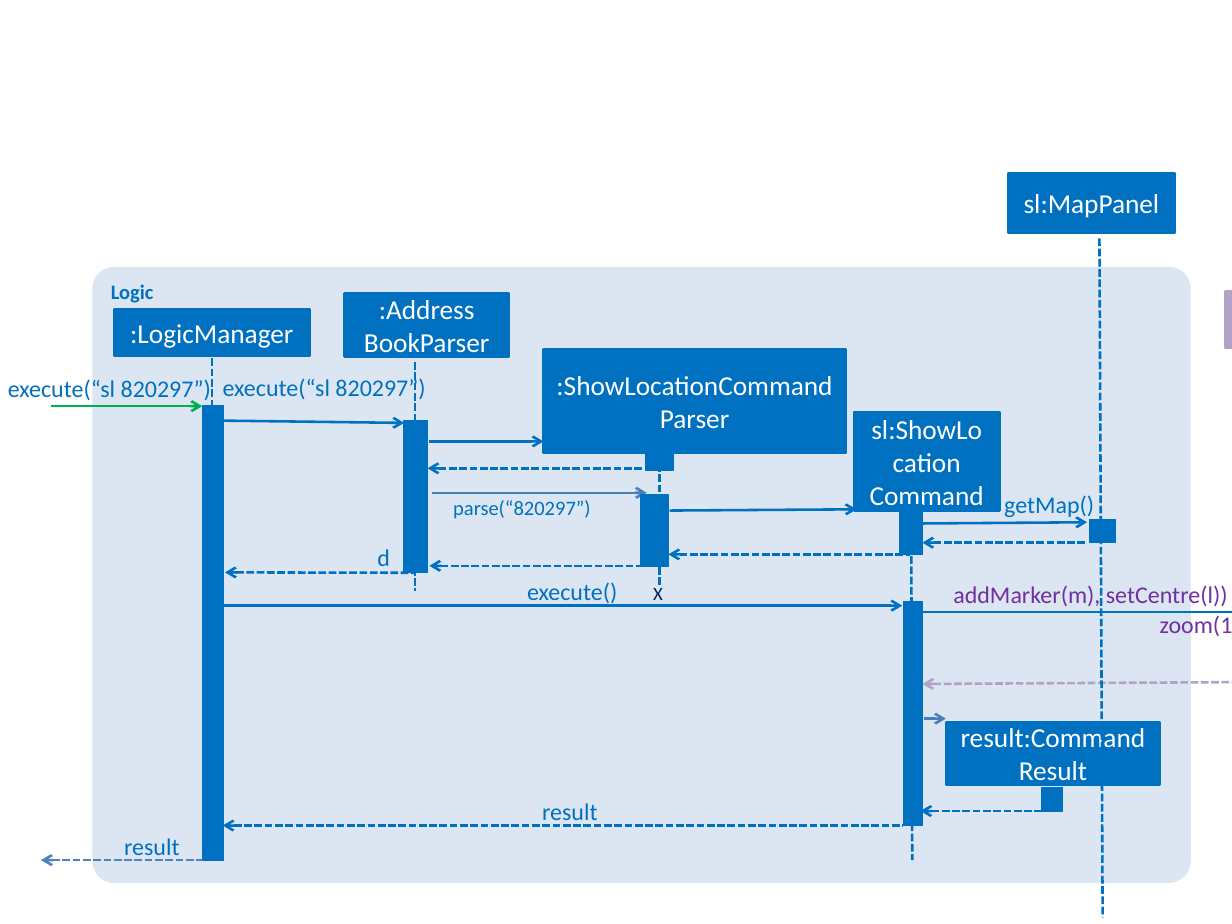
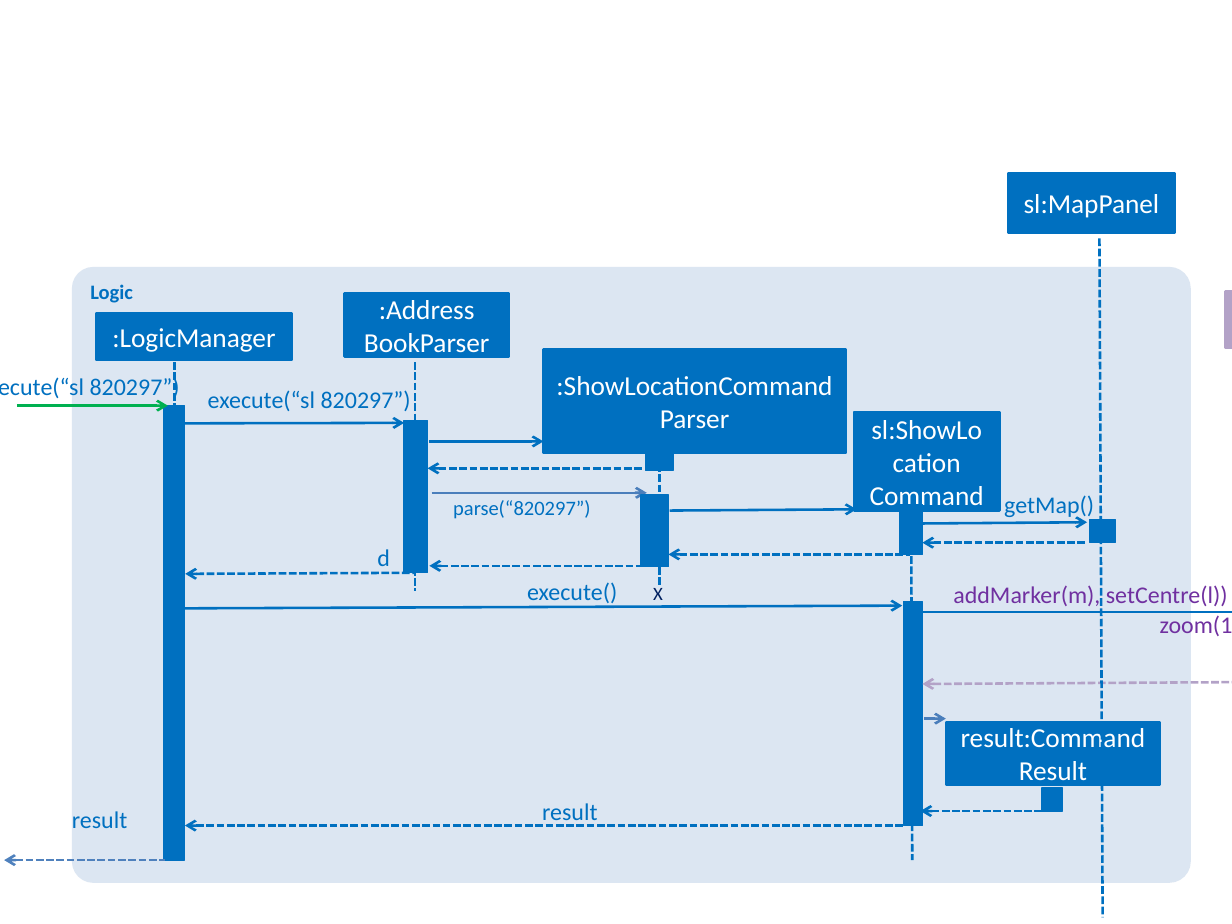
Before and after one commit to tzerbin/addressbook-level4, a slide deck: slide 1 of docs/diagrams/ShowLocationSequenceDiagram.pptx. Drawn at 1232x924 pixels with LibreOffice and Linux fonts; fonts in the diff are those of the drawing. Boxes give left, top, right and bottom in pixels: in the first picture for what was removed or moved away, otherwise in the second. Text is boxed around its words. In the diff, an @@ line names an element or a change of style, - is before the commit and + after.

```diff
--- a/docs/diagrams/ShowLocationSequenceDiagram.pptx
+++ b/docs/diagrams/ShowLocationSequenceDiagram.pptx
@@ rounded rectangle "Logic": place and size @@
-rounded rectangle "Logic" at [92,267,1191,883]
+rounded rectangle "Logic" at [71,267,1190,883]
@@ rectangle ":LogicManager": place and size @@
-rectangle ":LogicManager" at [113,309,309,356]
+rectangle ":LogicManager" at [96,313,292,360]
@@ text "execute(“sl 820297”)" rewrapped from [223,376,425,401] to [0,375,180,402] @@
@@ text "execute(“sl 820297”)" rewrapped from [8,379,211,404] to [208,390,411,411] @@
@@ line moved from (212, 359) - (212, 708) to (175, 362) - (175, 712) @@
@@ arrow moved from (52, 407) - (202, 407) to (17, 405) - (168, 405) @@
@@ rectangle: place and size @@
-rectangle at [202,405,223,860]
+rectangle at [164,405,185,860]
@@ arrow moved from (223, 420) - (404, 423) to (182, 424) - (404, 423) @@
@@ arrow moved from (225, 573) - (416, 573) to (185, 574) - (416, 573) @@
@@ arrow moved from (223, 606) - (902, 606) to (185, 609) - (902, 606) @@
@@ text "result" rewrapped from [124,838,179,861] to [72,811,127,828] @@
@@ arrow moved from (223, 825) - (903, 825) to (185, 825) - (903, 825) @@
@@ arrow moved from (41, 860) - (202, 860) to (4, 860) - (165, 860) @@
```
Also in this commit, not shown: 4 other files.
